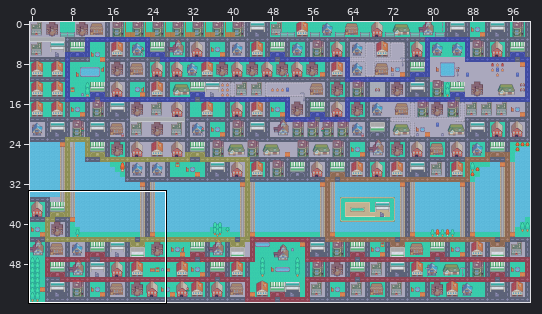
Level history. Tiled map: assets/Maps/map.tmx. The picture above shows the old version from afar; the outline marks the close-up.
Close-up. As it was:
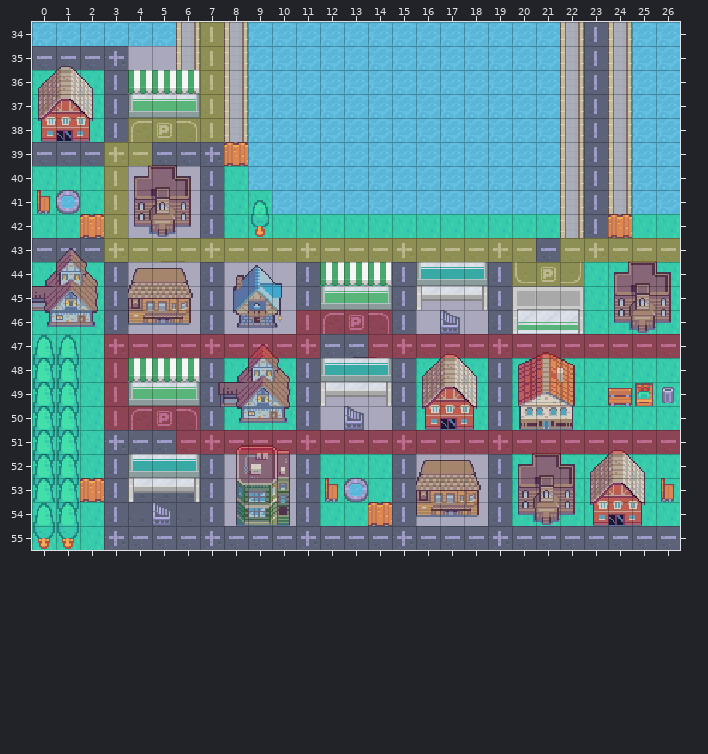
Cells are 16x16 px. Shown: x 0..26, y 34..55. The commit also changed other parts of the map, which this record leaves out.
After the commit:
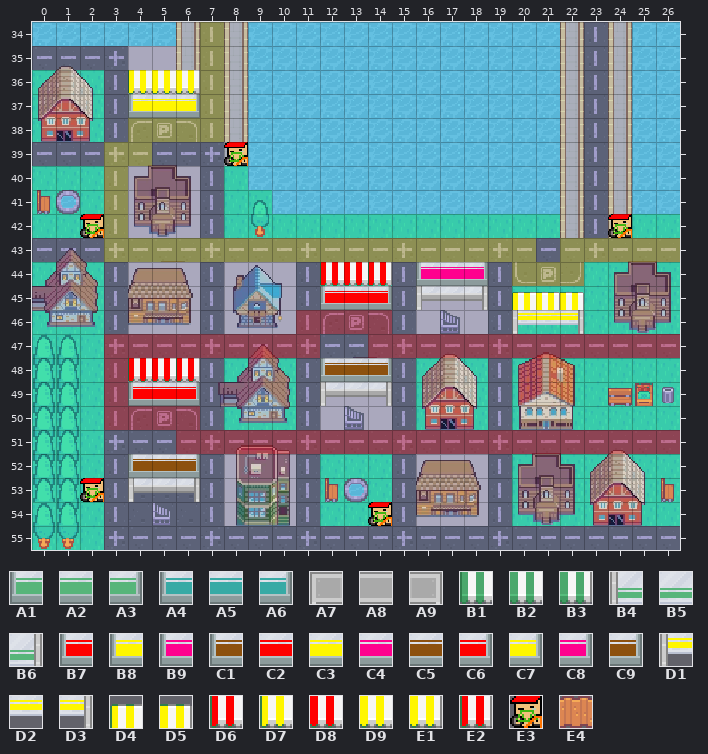
Key: from "roguelikeCity_magenta": A1 161, A2 162, A3 163, A4 198, A5 199, A6 200, A7 204, A8 205, A9 206, B1 393, B2 394, B3 395, B4 908, B5 909, B6 910; from "roguelikeCity_magenta_final_bi": B7 194, B8 196, B9 199, C1 200, C2 202, C3 204, C4 207, C5 208, C6 210, C7 212, C8 215, C9 216, D1 295, D2 303, D3 311, D4 392, D5 400, D6 438, D7 440, D8 446, D9 448, E1 456, E2 462, E3 1087; from "urbanRPG": E4 383.
__ is an empty cell.
Tiles replaced or removed in this view: A1, A2, A3, A4, A5, A6, A7, A8, A9, B1, B2, B3, B4, B5, B6, E4.
Difference:
Changed rows in their new state; .. is an unchanged cell.
Layer "designUnder":
first column x 2:
36 .. .. D7 D9 E1 .. .. .. .. .. .. .. .. .. .. .. .. .. .. .. .. .. ..
37 .. .. B8 C3 C7 .. .. .. .. .. .. .. .. .. .. .. .. .. .. .. .. .. ..
39 .. .. .. .. .. .. E3 .. .. .. .. .. .. .. .. .. .. .. .. .. .. .. ..
42 E3 .. .. .. .. .. .. .. .. .. .. .. .. .. .. .. .. .. .. .. .. .. E3
44 .. .. .. .. .. .. .. .. .. .. D6 D8 E2 .. B9 C4 C8 .. .. .. .. .. ..
45 .. .. .. .. .. .. .. .. .. .. B7 C2 C6 .. .. .. .. .. D4 D5 D5 .. ..
46 .. .. .. .. .. .. .. .. .. .. .. .. .. .. .. .. .. .. D1 D2 D3 .. ..
48 .. .. D6 D8 E2 .. .. .. .. .. C1 C5 C9 .. .. .. .. .. .. .. .. .. ..
49 .. .. B7 C2 C6 .. .. .. .. .. .. .. .. .. .. .. .. .. .. .. .. .. ..
52 .. .. C1 C5 C9 .. .. .. .. .. .. .. .. .. .. .. .. .. .. .. .. .. ..
53 E3 .. .. .. .. .. .. .. .. .. .. .. .. .. .. .. .. .. .. .. .. .. ..
54 .. .. .. .. .. .. .. .. .. .. .. .. E3 .. .. .. .. .. .. .. .. .. ..
